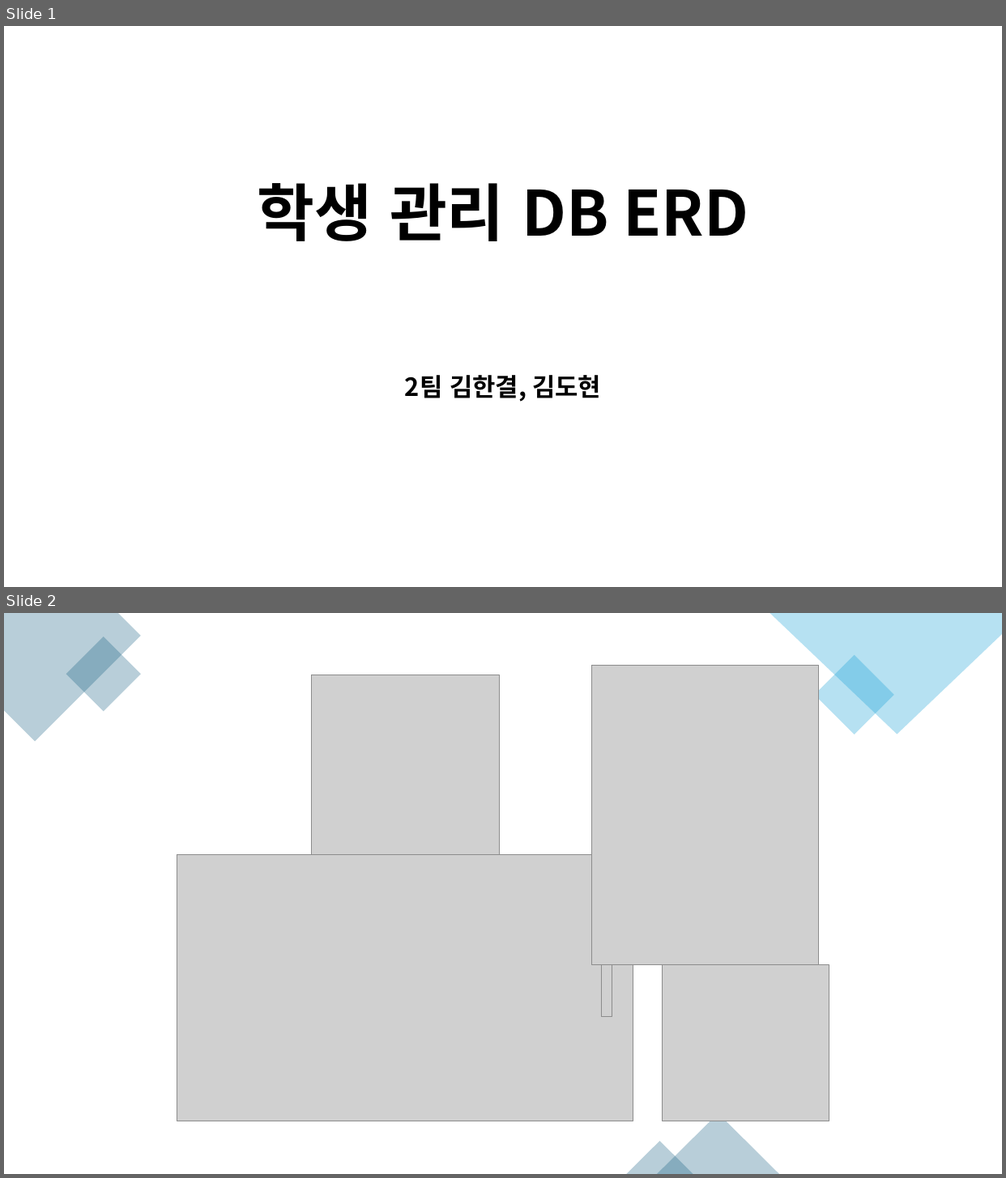
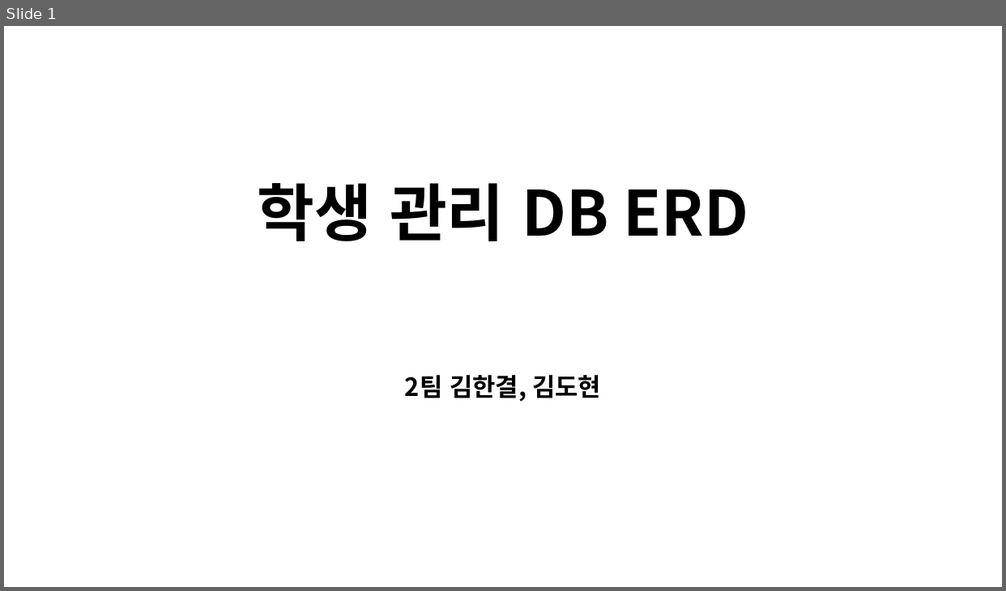
Before and after one commit to Kimhang-KDT/kita_2404, a slide deck: m1_데이터베이스/md_3 실습 ERD.pptx. Shown one above the other, each under a label of ours: slides 1 and 2 before the commit, slide 1 after it. The pictures are 1006x1178 and 1006x591 pixels, drawn with LibreOffice and Linux fonts; fonts in the diff are those of the drawing; grey boxes stand for pictures. Boxes give left, top, right and bottom in pixels: in the first picture for what was removed or moved away, otherwise in the second. Text is boxed around its words. In the diff, an @@ line names an element or a change of style, - is before the commit and + after.

```diff
--- a/m1_데이터베이스/md_3 실습 ERD.pptx
+++ b/m1_데이터베이스/md_3 실습 ERD.pptx
@@ slide 2 removed at (x1=4, y1=613, x2=1002, y2=1174), background #FFFFFF @@
@@ freeform shape removed at (x1=4, y1=613, x2=141, y2=742) @@
@@ rectangle removed at (x1=66, y1=636, x2=142, y2=712) @@
@@ freeform shape removed at (x1=769, y1=613, x2=1002, y2=735) @@
@@ rectangle removed at (x1=814, y1=655, x2=893, y2=735) @@
@@ picture removed at (x1=312, y1=675, x2=500, y2=855) @@
@@ picture removed at (x1=592, y1=666, x2=819, y2=965) @@
@@ picture removed at (x1=177, y1=855, x2=633, y2=1122) @@
@@ picture removed at (x1=602, y1=965, x2=612, y2=1016) @@
@@ picture removed at (x1=663, y1=965, x2=829, y2=1122) @@
@@ triangle removed at (x1=657, y1=1114, x2=779, y2=1174) @@
@@ triangle removed at (x1=627, y1=1142, x2=693, y2=1174) @@
```
Also in this commit, not shown: 1 slide added, 1 other slide removed.
